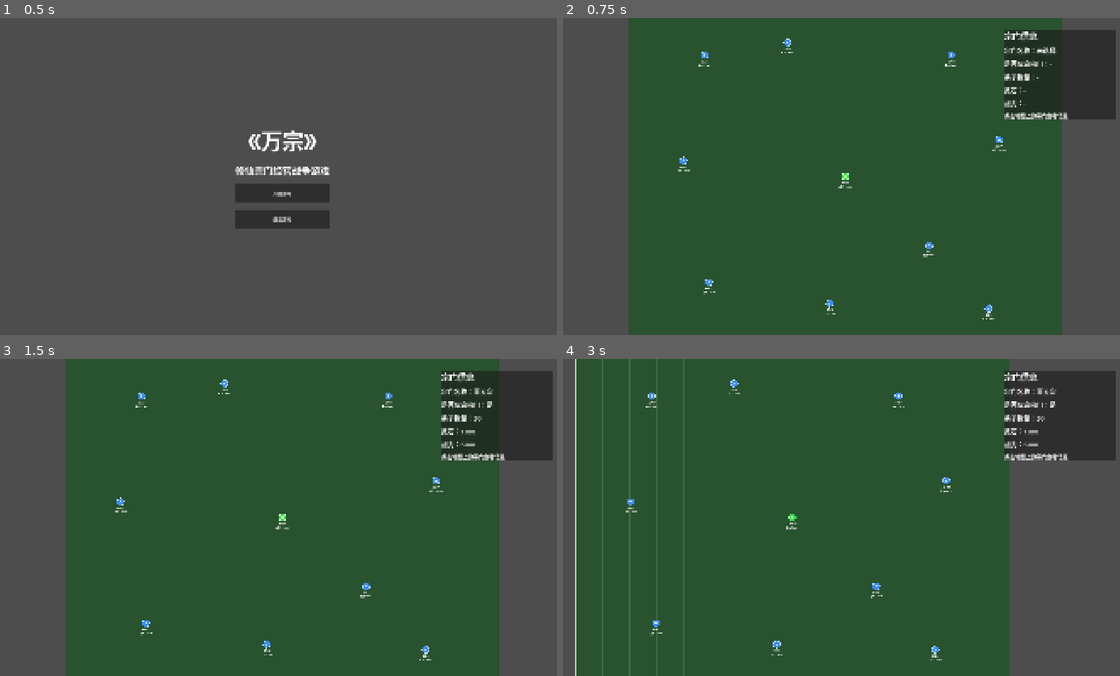
Above: before the commit, frames 1-4 (two rows, left to right).
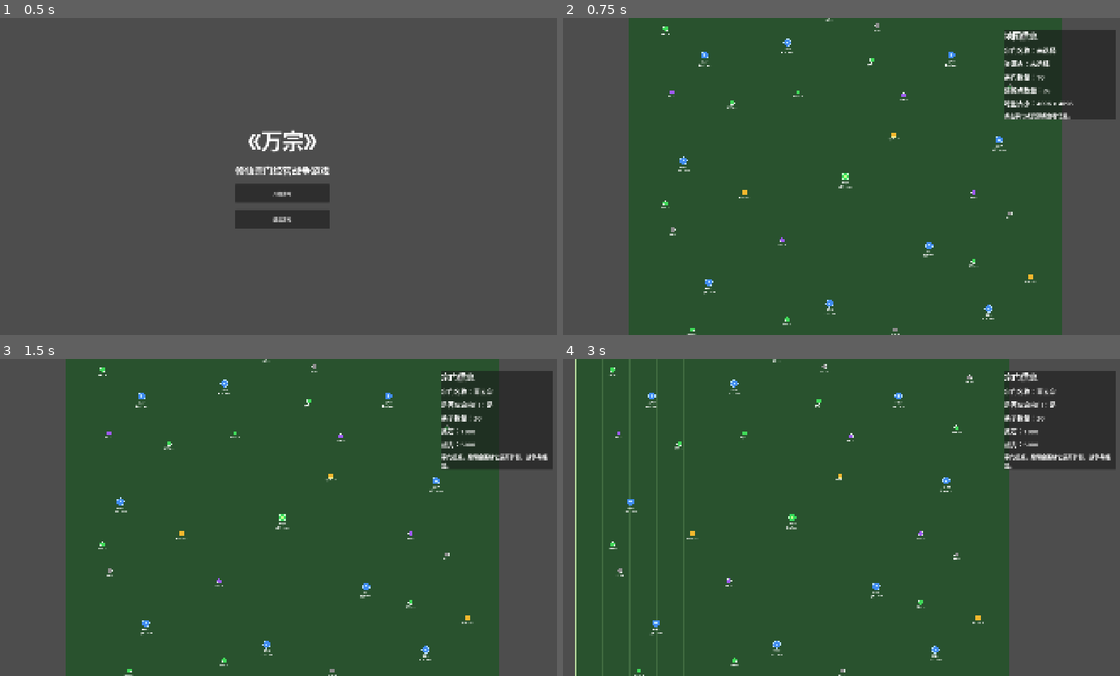
Above: after the commit, the same moments.

Repository: martinekading-ctrl/wanzong
Game: Godot game, scene res://scenes/main/Main.tscn
Same seed, same stepped clock (60 frames per second), same inputs: the game is played once before the commit and once after it.
Inputs (mouse positions are in pixels of both pictures, inside the frame that each line leads up to):
- Up to frame 1 (0.5 s): no input
- Up to frame 2 (0.75 s): click "开始游戏" at 0.5 s
- Up to frame 3 (1.5 s): tap Enter at 1.25 s; drag from (284, 517) to (139, 397) at 1.27 s
- Up to frame 4 (3 s): tap Space at 2 s; drag from (702, 397) to (847, 517) at 2.02 s; tap Enter at 2.75 s; move the mouse to (785, 384) at 2.77 s; hold Right (ui_right) from 2.78 s (still down); click (785, 384) at 2.92 s

Frame 1 is identical in both runs. In frame 2, 0.9% of the frame differs, in the area x 17-92%, y 0-100%; in frame 3, 1.2%; in frame 4, 1.2%, in the area x 8-100%, y 0-100%.

Commit message:
Task-0002 world resource nodes

Diff:
--- a/node_2d.tscn
+++ /dev/null
@@ -1,3 +0,0 @@
-[gd_scene format=3 uid="uid://pnxhnhu248l4"]
-
-[node name="Node2D" type="Node2D" unique_id=532208017]
--- a/project.godot
+++ b/project.godot
@@ -18,7 +18,6 @@
 [autoload]
 
 SceneManager="*res://scripts/managers/SceneManager.gd"
-DiscipleManager="*res://scripts/managers/DiscipleManager.gd"
 
 [display]
 
--- a/scenes/world/World.tscn
+++ b/scenes/world/World.tscn
@@ -14,9 +14,12 @@
 [node name="UILayer" type="CanvasLayer" parent="."]
 
 [node name="InfoPanel" type="PanelContainer" parent="UILayer"]
-offset_left = 1500.0
+anchors_preset = 1
+anchor_left = 1.0
+anchor_right = 1.0
+offset_left = -420.0
 offset_top = 40.0
-offset_right = 1880.0
+offset_right = -40.0
 offset_bottom = 340.0
 
 [node name="InfoBox" type="VBoxContainer" parent="UILayer/InfoPanel"]
--- a/scripts/managers/SceneManager.gd
+++ b/scripts/managers/SceneManager.gd
@@ -2,9 +2,6 @@
 
 # 主菜单场景路径。
 const MAIN_MENU_SCENE: String = "res://scenes/ui/MainMenu.tscn"
-
-# 宗门主界面场景路径。
-const SECT_MAIN_SCENE: String = "res://scenes/sect/SectMain.tscn"
 
 # 世界地图场景路径。
 const WORLD_SCENE: String = "res://scenes/world/World.tscn"
@@ -25,11 +22,6 @@
 # 切换到主菜单。
 func go_to_main_menu() -> void:
 	_change_page(MAIN_MENU_SCENE)
-
-
-# 切换到宗门主界面。
-func go_to_sect_main() -> void:
-	_change_page(SECT_MAIN_SCENE)
 
 
 # 切换到俯视大地图。
--- a/scripts/sect/SectMain.gd
+++ b/scripts/sect/SectMain.gd
@@ -30,7 +30,12 @@
 
 # 点击“生成测试弟子”后，生成 20 个测试弟子。
 func _on_generate_button_pressed() -> void:
-	DiscipleManager.generate_test_disciples(20)
+	var manager = _get_disciple_manager()
+	if manager == null:
+		disciple_detail_label.text = "弟子管理器未启用。"
+		return
+
+	manager.call("generate_test_disciples", 20)
 	_refresh_disciple_list()
 	_refresh_summary()
 	disciple_detail_label.text = "已生成 20 名测试弟子，请从左侧选择一名弟子。"
@@ -43,8 +48,13 @@
 
 # 点击左侧弟子列表后，显示弟子详情。
 func _on_disciple_selected(index: int) -> void:
+	var manager = _get_disciple_manager()
+	if manager == null:
+		disciple_detail_label.text = "弟子管理器未启用。"
+		return
+
 	var disciple_id: int = int(disciple_list.get_item_metadata(index))
-	var disciple: DiscipleData = DiscipleManager.get_disciple_by_id(disciple_id)
+	var disciple: DiscipleData = manager.call("get_disciple_by_id", disciple_id)
 	if disciple == null:
 		disciple_detail_label.text = "没有找到这个弟子。"
 		return
@@ -56,7 +66,11 @@
 func _refresh_disciple_list() -> void:
 	disciple_list.clear()
 
-	for disciple in DiscipleManager.get_all_disciples():
+	var manager = _get_disciple_manager()
+	if manager == null:
+		return
+
+	for disciple in manager.call("get_all_disciples"):
 		var item_text: String = "%s  %s  战力：%d" % [disciple.name, disciple.realm, disciple.power]
 		disciple_list.add_item(item_text)
 		var item_index: int = disciple_list.get_item_count() - 1
@@ -65,7 +79,13 @@
 
 # 刷新顶部弟子数量和宗门总战力。
 func _refresh_summary() -> void:
-	var disciples: Array[DiscipleData] = DiscipleManager.get_all_disciples()
+	var manager = _get_disciple_manager()
+	if manager == null:
+		disciple_count_label.text = "弟子：0"
+		power_label.text = "战力：0"
+		return
+
+	var disciples: Array = manager.call("get_all_disciples")
 	var total_power: int = 0
 
 	for disciple in disciples:
@@ -73,6 +93,11 @@
 
 	disciple_count_label.text = "弟子：" + str(disciples.size())
 	power_label.text = "战力：" + str(total_power)
+
+
+# 旧宗门界面已不在主流程中，这里只在需要时动态查找弟子管理器。
+func _get_disciple_manager() -> Node:
+	return get_node_or_null("/root/DiscipleManager")
 
 
 # 显示单名弟子的详细属性。
--- /dev/null
+++ b/scripts/world/ResourceNode.gd
@@ -0,0 +1,104 @@
+extends Area2D
+class_name ResourceNode
+
+# 点击资源点时，把资源点数据发给世界地图。
+signal selected(resource_data: Dictionary)
+
+# 资源点图标大小。
+const NODE_RADIUS: float = 22.0
+
+# 资源点编号。
+var resource_id: int = 0
+
+# 资源点名称。
+var resource_name: String = ""
+
+# 资源点类型。
+var resource_type: String = ""
+
+# 资源储量。
+var amount: int = 0
+
+# 当前归属宗门编号，-1 表示无主。
+var owner_sect_id: int = -1
+
+# 资源点等级。
+var level: int = 1
+
+# 当前资源点完整数据。
+var resource_data: Dictionary = {}
+
+# 名称和等级文本。
+var info_label: Label = null
+
+
+# 初始化资源点节点。
+func setup(data: Dictionary) -> void:
+	resource_data = data
+	resource_id = int(data["resource_id"])
+	resource_name = str(data["resource_name"])
+	resource_type = str(data["resource_type"])
+	amount = int(data["amount"])
+	owner_sect_id = int(data["owner_sect_id"])
+	position = data["position"]
+	level = int(data["level"])
+
+	input_pickable = true
+	_create_collision_shape()
+	_create_info_label()
+	queue_redraw()
+
+
+# 绘制资源点图标，不同资源类型使用不同颜色。
+func _draw() -> void:
+	var fill_color: Color = _get_resource_color()
+
+	if resource_type == "secret_realm":
+		draw_rect(Rect2(Vector2(-NODE_RADIUS, -NODE_RADIUS), Vector2(NODE_RADIUS * 2.0, NODE_RADIUS * 2.0)), fill_color, true)
+		draw_rect(Rect2(Vector2(-NODE_RADIUS, -NODE_RADIUS), Vector2(NODE_RADIUS * 2.0, NODE_RADIUS * 2.0)), Color(1.0, 0.95, 0.60), false, 3.0)
+	else:
+		draw_circle(Vector2.ZERO, NODE_RADIUS, fill_color)
+		draw_arc(Vector2.ZERO, NODE_RADIUS, 0.0, TAU, 40, Color(0.85, 0.90, 0.86), 3.0)
+
+
+# 鼠标点击资源点后，通知世界地图显示详情。
+func _input_event(_viewport: Viewport, event: InputEvent, _shape_idx: int) -> void:
+	if event is InputEventMouseButton:
+		if event.button_index == MOUSE_BUTTON_LEFT and event.pressed:
+			selected.emit(resource_data)
+			get_viewport().set_input_as_handled()
+
+
+# 创建点击范围。
+func _create_collision_shape() -> void:
+	var circle_shape: CircleShape2D = CircleShape2D.new()
+	circle_shape.radius = NODE_RADIUS + 12.0
+
+	var collision_shape: CollisionShape2D = CollisionShape2D.new()
+	collision_shape.shape = circle_shape
+	add_child(collision_shape)
+
+
+# 创建资源点名称和等级文本。
+func _create_info_label() -> void:
+	info_label = Label.new()
+	info_label.position = Vector2(-70, 30)
+	info_label.custom_minimum_size = Vector2(140, 34)
+	info_label.horizontal_alignment = HORIZONTAL_ALIGNMENT_CENTER
+	info_label.text = resource_name + " Lv" + str(level)
+	info_label.add_theme_font_size_override("font_size", 18)
+	add_child(info_label)
+
+
+# 根据资源类型返回显示颜色。
+func _get_resource_color() -> Color:
+	if resource_type == "spirit_mine":
+		return Color(0.55, 0.55, 0.55)
+	if resource_type == "spirit_vein":
+		return Color(0.62, 0.35, 0.95)
+	if resource_type == "herb_field":
+		return Color(0.25, 0.85, 0.35)
+	if resource_type == "secret_realm":
+		return Color(0.95, 0.72, 0.18)
+
+	return Color.WHITE
--- a/scripts/world/World.gd
+++ b/scripts/world/World.gd
@@ -2,12 +2,18 @@
 
 # 宗门节点脚本，用来生成地图上的宗门据点。
 const SectNodeScript := preload("res://scripts/world/SectNode.gd")
+
+# 资源点节点脚本，用来生成地图上的灵矿、灵脉、灵草地和秘境入口。
+const ResourceNodeScript := preload("res://scripts/world/ResourceNode.gd")
 
 # 世界地图尺寸。
 const MAP_SIZE: Vector2 = Vector2(4096, 4096)
 
 # 简单网格间距。
 const GRID_SIZE: float = 256.0
+
+# 资源点与宗门之间的最小距离，避免图标重叠。
+const RESOURCE_MIN_DISTANCE_TO_SECT: float = 250.0
 
 # 第一版固定宗门数据，先不做随机世界。
 const SECT_LIST: Array[Dictionary] = [
@@ -23,21 +29,55 @@
 	{"name": "归墟宗", "is_player": false, "position": Vector2(520, 1900), "disciple_count": 32, "spirit_stone": 1700, "power": 7600},
 ]
 
+# 第一版固定资源点数据，总计 26 个。
+const RESOURCE_LIST: Array[Dictionary] = [
+	{"resource_id": 1, "resource_name": "灵矿", "resource_type": "spirit_mine", "amount": 1200, "owner_sect_id": -1, "position": Vector2(350, 450), "level": 1},
+	{"resource_id": 2, "resource_name": "灵矿", "resource_type": "spirit_mine", "amount": 1500, "owner_sect_id": -1, "position": Vector2(1050, 420), "level": 1},
+	{"resource_id": 3, "resource_name": "灵矿", "resource_type": "spirit_mine", "amount": 2100, "owner_sect_id": -1, "position": Vector2(2350, 620), "level": 2},
+	{"resource_id": 4, "resource_name": "灵矿", "resource_type": "spirit_mine", "amount": 1800, "owner_sect_id": -1, "position": Vector2(3720, 720), "level": 2},
+	{"resource_id": 5, "resource_name": "灵矿", "resource_type": "spirit_mine", "amount": 2600, "owner_sect_id": -1, "position": Vector2(3600, 2400), "level": 3},
+	{"resource_id": 6, "resource_name": "灵矿", "resource_type": "spirit_mine", "amount": 2300, "owner_sect_id": -1, "position": Vector2(2520, 3500), "level": 2},
+	{"resource_id": 7, "resource_name": "灵矿", "resource_type": "spirit_mine", "amount": 1600, "owner_sect_id": -1, "position": Vector2(1200, 3600), "level": 1},
+	{"resource_id": 8, "resource_name": "灵矿", "resource_type": "spirit_mine", "amount": 2000, "owner_sect_id": -1, "position": Vector2(420, 2550), "level": 2},
+	{"resource_id": 9, "resource_name": "灵脉", "resource_type": "spirit_vein", "amount": 900, "owner_sect_id": -1, "position": Vector2(410, 1250), "level": 1},
+	{"resource_id": 10, "resource_name": "灵脉", "resource_type": "spirit_vein", "amount": 1300, "owner_sect_id": -1, "position": Vector2(1900, 520), "level": 2},
+	{"resource_id": 11, "resource_name": "灵脉", "resource_type": "spirit_vein", "amount": 1700, "owner_sect_id": -1, "position": Vector2(2600, 1280), "level": 2},
+	{"resource_id": 12, "resource_name": "灵脉", "resource_type": "spirit_vein", "amount": 2200, "owner_sect_id": -1, "position": Vector2(3260, 2200), "level": 3},
+	{"resource_id": 13, "resource_name": "灵脉", "resource_type": "spirit_vein", "amount": 1500, "owner_sect_id": -1, "position": Vector2(1450, 2650), "level": 2},
+	{"resource_id": 14, "resource_name": "灵草地", "resource_type": "herb_field", "amount": 600, "owner_sect_id": -1, "position": Vector2(350, 650), "level": 1},
+	{"resource_id": 15, "resource_name": "灵草地", "resource_type": "herb_field", "amount": 720, "owner_sect_id": -1, "position": Vector2(980, 1350), "level": 1},
+	{"resource_id": 16, "resource_name": "灵草地", "resource_type": "herb_field", "amount": 850, "owner_sect_id": -1, "position": Vector2(1600, 1250), "level": 2},
+	{"resource_id": 17, "resource_name": "灵草地", "resource_type": "herb_field", "amount": 780, "owner_sect_id": -1, "position": Vector2(2300, 950), "level": 1},
+	{"resource_id": 18, "resource_name": "灵草地", "resource_type": "herb_field", "amount": 960, "owner_sect_id": -1, "position": Vector2(3600, 1200), "level": 2},
+	{"resource_id": 19, "resource_name": "灵草地", "resource_type": "herb_field", "amount": 1100, "owner_sect_id": -1, "position": Vector2(3260, 2850), "level": 3},
+	{"resource_id": 20, "resource_name": "灵草地", "resource_type": "herb_field", "amount": 890, "owner_sect_id": -1, "position": Vector2(2800, 3600), "level": 2},
+	{"resource_id": 21, "resource_name": "灵草地", "resource_type": "herb_field", "amount": 730, "owner_sect_id": -1, "position": Vector2(1500, 3400), "level": 1},
+	{"resource_id": 22, "resource_name": "灵草地", "resource_type": "herb_field", "amount": 690, "owner_sect_id": -1, "position": Vector2(600, 3500), "level": 1},
+	{"resource_id": 23, "resource_name": "灵草地", "resource_type": "herb_field", "amount": 820, "owner_sect_id": -1, "position": Vector2(350, 2300), "level": 2},
+	{"resource_id": 24, "resource_name": "秘境入口", "resource_type": "secret_realm", "amount": 1, "owner_sect_id": -1, "position": Vector2(2500, 1650), "level": 2},
+	{"resource_id": 25, "resource_name": "秘境入口", "resource_type": "secret_realm", "amount": 1, "owner_sect_id": -1, "position": Vector2(3800, 3000), "level": 3},
+	{"resource_id": 26, "resource_name": "秘境入口", "resource_type": "secret_realm", "amount": 1, "owner_sect_id": -1, "position": Vector2(1100, 2200), "level": 1},
+]
+
 # 世界镜头。
 @onready var world_camera: Camera2D = $WorldCamera
 
 # 右侧信息面板。
+@onready var title_label: Label = $UILayer/InfoPanel/InfoBox/TitleLabel
 @onready var name_label: Label = $UILayer/InfoPanel/InfoBox/NameLabel
 @onready var owner_label: Label = $UILayer/InfoPanel/InfoBox/OwnerLabel
 @onready var disciple_count_label: Label = $UILayer/InfoPanel/InfoBox/DiscipleCountLabel
 @onready var spirit_stone_label: Label = $UILayer/InfoPanel/InfoBox/SpiritStoneLabel
 @onready var power_label: Label = $UILayer/InfoPanel/InfoBox/PowerLabel
+@onready var tip_label: Label = $UILayer/InfoPanel/InfoBox/TipLabel
 
 
-# 地图启动时，设置镜头范围，并生成 10 个宗门。
+# 地图启动时，设置镜头范围，并生成宗门和资源点。
 func _ready() -> void:
 	world_camera.map_size = MAP_SIZE
 	world_camera.make_current()
+	_validate_resource_positions()
+	_create_resource_nodes()
 	_create_sect_nodes()
 	_show_empty_panel()
 	queue_redraw()
@@ -65,19 +105,93 @@
 		add_child(sect_node)
 
 
+# 创建地图上的资源点。
+func _create_resource_nodes() -> void:
+	for resource_data in RESOURCE_LIST:
+		var resource_node: ResourceNode = ResourceNodeScript.new()
+		resource_node.setup(resource_data)
+		resource_node.selected.connect(_on_resource_selected)
+		add_child(resource_node)
+
+
 # 未选择宗门时，信息面板显示空状态。
 func _show_empty_panel() -> void:
+	title_label.text = "地图信息"
 	name_label.text = "宗门名称：未选择"
-	owner_label.text = "是否玩家宗门：-"
-	disciple_count_label.text = "弟子数量：-"
-	spirit_stone_label.text = "灵石：-"
-	power_label.text = "战力：-"
+	owner_label.text = "资源点：未选择"
+	disciple_count_label.text = "宗门数量：" + str(SECT_LIST.size())
+	spirit_stone_label.text = "资源点数量：" + str(RESOURCE_LIST.size())
+	power_label.text = "地图大小：4096 x 4096"
+	tip_label.text = "点击宗门或资源点查看信息。"
 
 
 # 点击宗门后，右侧显示宗门信息。
 func _on_sect_selected(sect_data: Dictionary) -> void:
+	title_label.text = "宗门信息"
 	name_label.text = "宗门名称：" + str(sect_data["name"])
 	owner_label.text = "是否玩家宗门：" + ("是" if bool(sect_data["is_player"]) else "否")
 	disciple_count_label.text = "弟子数量：" + str(sect_data["disciple_count"])
 	spirit_stone_label.text = "灵石：" + str(sect_data["spirit_stone"])
 	power_label.text = "战力：" + str(sect_data["power"])
+	tip_label.text = "宗门据点，后续会围绕它展开扩张、战争与经营。"
+
+
+# 点击资源点后，右侧显示资源点信息。
+func _on_resource_selected(resource_data: Dictionary) -> void:
+	title_label.text = "资源点信息"
+	name_label.text = "名称：" + str(resource_data["resource_name"])
+	owner_label.text = "类型：" + _get_resource_type_name(str(resource_data["resource_type"]))
+	disciple_count_label.text = "等级：Lv" + str(resource_data["level"])
+	spirit_stone_label.text = "储量：" + str(resource_data["amount"])
+	power_label.text = "当前归属：" + _get_resource_owner_name(int(resource_data["owner_sect_id"]))
+	tip_label.text = "说明：" + _get_resource_description(str(resource_data["resource_type"]))
+
+
+# 检查资源点是否离宗门太近，方便开发阶段排查摆放问题。
+func _validate_resource_positions() -> void:
+	for resource_data in RESOURCE_LIST:
+		var resource_position: Vector2 = resource_data["position"]
+		for sect_data in SECT_LIST:
+			var sect_position: Vector2 = sect_data["position"]
+			if resource_position.distance_to(sect_position) < RESOURCE_MIN_DISTANCE_TO_SECT:
+				push_error("资源点距离宗门过近：" + str(resource_data["resource_name"]) + " / " + str(sect_data["name"]))
+
+
+# 获取资源类型中文名。
+func _get_resource_type_name(resource_type: String) -> String:
+	if resource_type == "spirit_mine":
+		return "灵矿"
+	if resource_type == "spirit_vein":
+		return "灵脉"
+	if resource_type == "herb_field":
+		return "灵草地"
+	if resource_type == "secret_realm":
+		return "秘境入口"
+
+	return "未知资源"
+
+
+# 获取资源归属宗门名称。
+func _get_resource_owner_name(owner_sect_id: int) -> String:
+	if owner_sect_id <= 0:
+		return "无主资源点"
+
+	for sect_data in SECT_LIST:
+		if int(sect_data.get("sect_id", -1)) == owner_sect_id:
+			return str(sect_data["name"])
+
+	return "未知宗门"
+
+
+# 获取资源点说明文字。
+func _get_resource_description(resource_type: String) -> String:
+	if resource_type == "spirit_mine":
+		return "产出灵石的矿脉，未来会成为宗门争夺目标。"
+	if resource_type == "spirit_vein":
+		return "灵气汇聚之地，未来可影响修炼和宗门发展。"
+	if resource_type == "herb_field":
+		return "生长灵草的区域，未来可用于炼丹和供给。"
+	if resource_type == "secret_realm":
+		return "隐藏机缘入口，未来可扩展探索事件。"
+
+	return "暂无说明。"
Not shown, added: scripts/world/ResourceNode.gd.uid
Not shown, added: scripts/world/World.gd.uid
